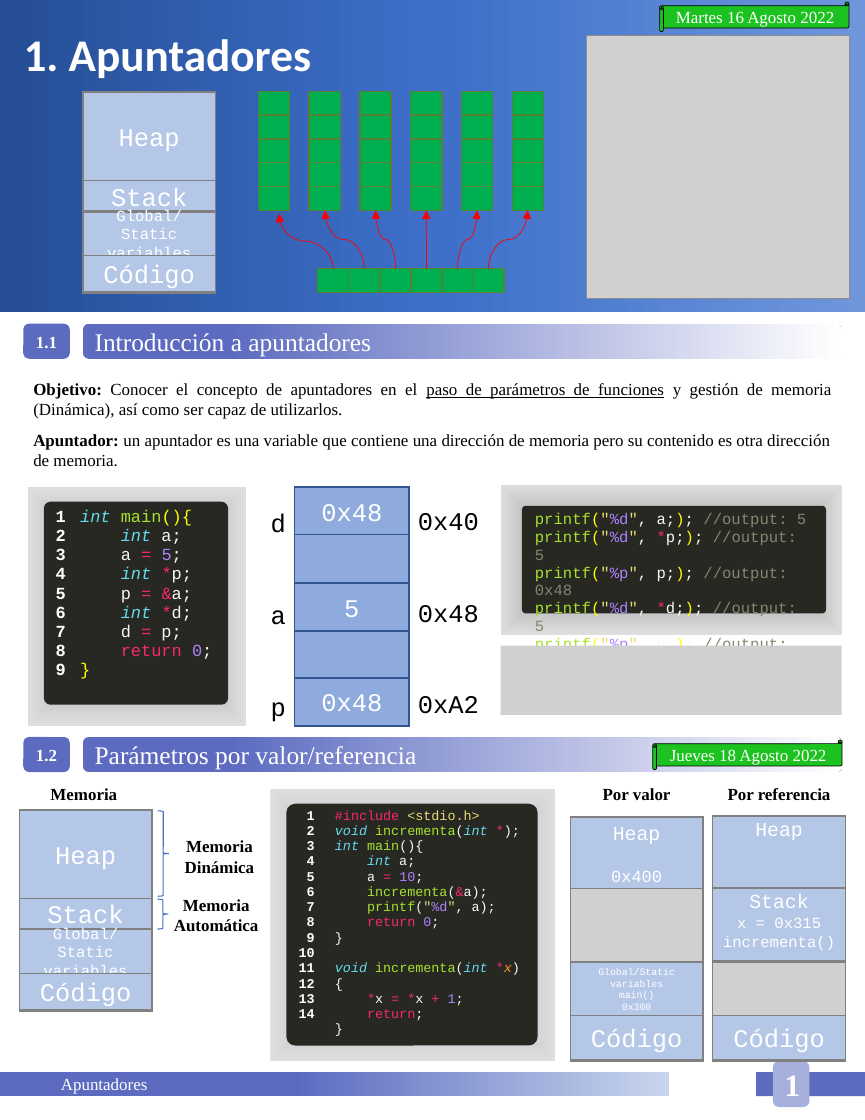
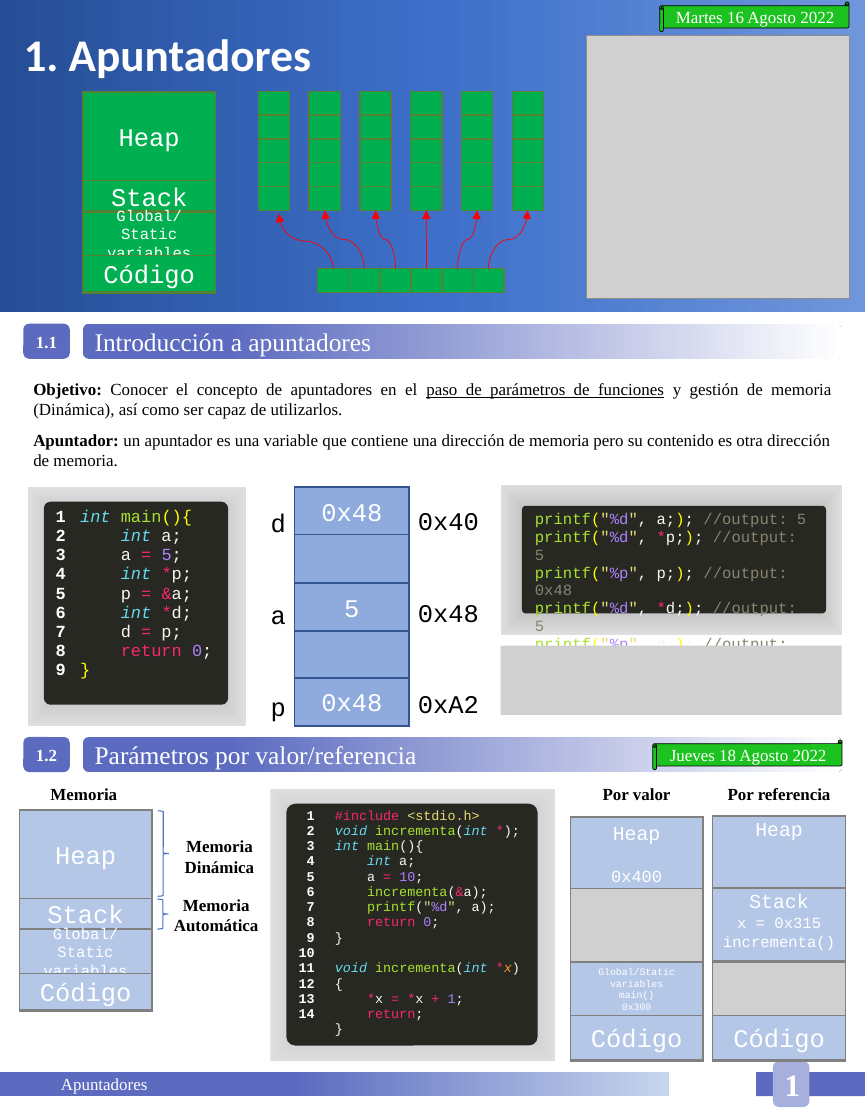
Before and after one commit to HugoEsparzaC/Libreta-Estructuras-II, a slide deck: slide 7 of Libreta Estructuras de Datos II.pptx. Drawn at 865x1120 pixels with LibreOffice and Linux fonts; fonts in the diff are those of the drawing; grey boxes stand for pictures. Boxes give left, top, right and bottom in pixels: in the first picture for what was removed or moved away, otherwise in the second. Text is boxed around its words. In the diff, an @@ line names an element or a change of style, - is before the commit and + after.

```diff
--- a/Libreta Estructuras de Datos II.pptx
+++ b/Libreta Estructuras de Datos II.pptx
@@ fill #B4C7E7 to #00B050; outline #808080 1 pt to #548235 1 pt in 5 elements at (82,93,215,181), (82,180,215,211), (82,212,215,255), (82,255,215,292), (82,93,215,293) @@
```
Also in this commit, not shown: 9 other slides changed, 5 slides added, 1 slide removed, 1 other file.
